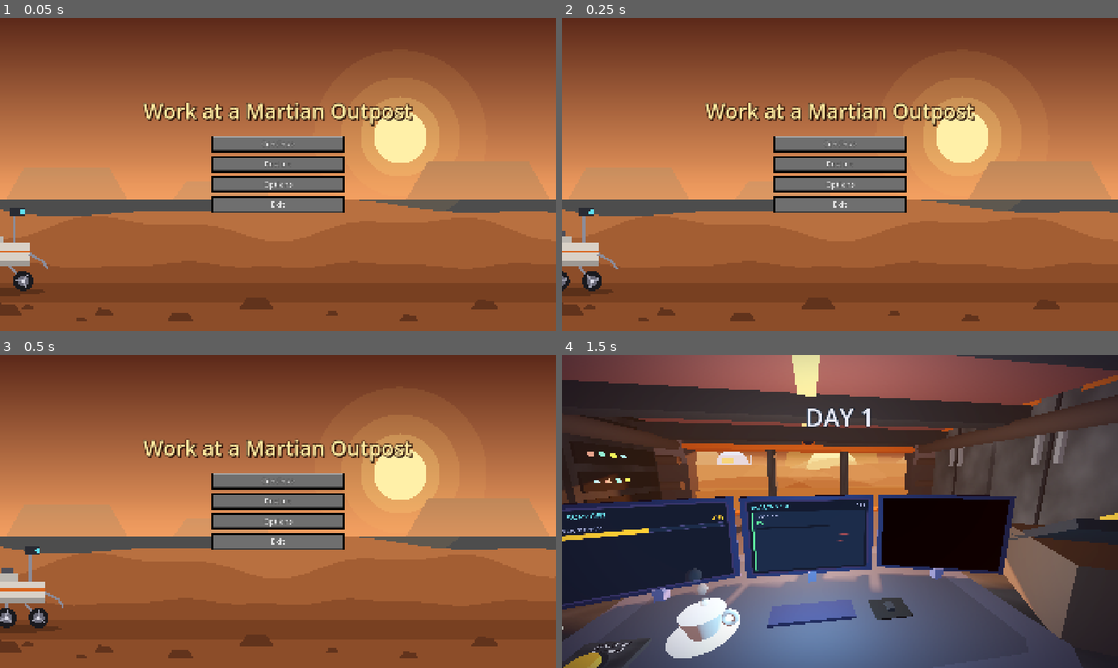
Above: before the commit, frames 1-4 (two rows, left to right).
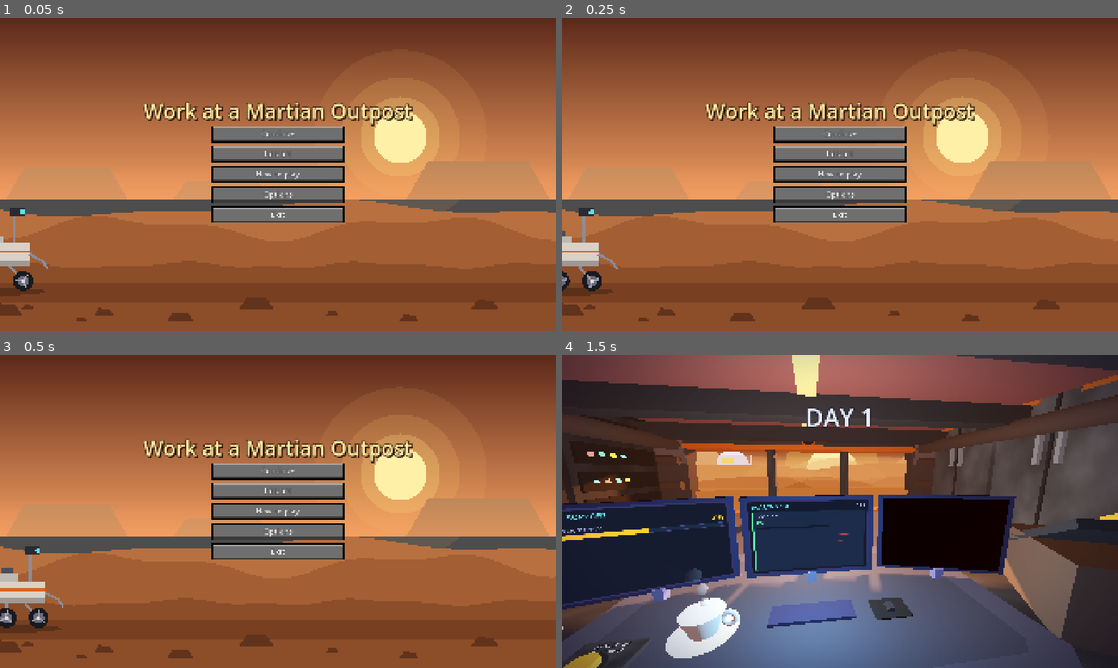
Above: after the commit, the same moments.

Repository: PolarLordStar/junior-astruonaut-mission-trainer
Game: Godot game, scene res://main_menu.tscn
Same seed, same stepped clock (60 frames per second), same inputs: the game is played once before the commit and once after it. Sound files missing from this copy of the repository are replaced by a short silence.
Inputs (mouse positions are in pixels of both pictures, inside the frame that each line leads up to):
- Up to frame 1 (0.05 s): no input
- Up to frame 2 (0.25 s): no input
- Up to frame 3 (0.5 s): no input
- Up to frame 4 (1.5 s): click "Restart" at 0.5 s; move the mouse to (962, 495) at 1.27 s; click (962, 495) at 1.42 s

The runs differ from the first frame. In frame 1, 6.2% of the frame differs, in the area x 38-62%, y 34-66%; in frame 2, 6.2%; in frame 3, 6.2%; in frame 4, nothing differs.

Commit message:
How to play button added

Diff:
--- a/main_menu.tscn
+++ b/main_menu.tscn
@@ -6,6 +6,7 @@
 [ext_resource type="Script" uid="uid://xq51b2hwyyxm" path="res://scripts/restart_button.gd" id="4_8qtwp"]
 [ext_resource type="Script" uid="uid://dsfu0vabmujem" path="res://scripts/options_button.gd" id="5_dy7ct"]
 [ext_resource type="Script" uid="uid://b86813jd5oc35" path="res://scripts/exit_button.gd" id="6_0o4t1"]
+[ext_resource type="Script" uid="uid://kdneki3w7m5" path="res://scripts/how_to_play_button.gd" id="7_howto"]
 
 [node name="MainMenu" type="Control" unique_id=774578069]
 layout_mode = 3
@@ -46,6 +47,11 @@
 layout_mode = 2
 text = "Restart"
 script = ExtResource("4_8qtwp")
+
+[node name="HowToPlay" type="Button" parent="CenterContainer/VBoxContainer" unique_id=782295351]
+layout_mode = 2
+text = "How to play"
+script = ExtResource("7_howto")
 
 [node name="Options" type="Button" parent="CenterContainer/VBoxContainer" unique_id=644529383]
 layout_mode = 2
--- /dev/null
+++ b/scripts/how_to_play_button.gd
@@ -0,0 +1,9 @@
+class_name HowToPlayButton
+extends McButton
+## "How to play": opens the instructions screen (how_to_play_menu.gd), which can be closed again.
+
+
+func _on_pressed() -> void:
+	if get_tree().get_first_node_in_group("how_to_play_menu") != null:
+		return   # already open
+	get_tree().current_scene.add_child(HowToPlayMenu.new())
--- /dev/null
+++ b/scripts/how_to_play_menu.gd
@@ -0,0 +1,167 @@
+class_name HowToPlayMenu
+extends CanvasLayer
+## The "How to play" screen opened from the main menu.
+## Close it with the Close button or the Esc key. Long text scrolls with the mouse wheel.
+##
+## The screen is built in code (see _build), so there is no scene to set up.
+
+
+# =====================================================================================
+#   WRITE YOUR INSTRUCTIONS HERE
+#
+#   Each { ... } block below is one section: a "title" (shown as a heading) and its "text".
+#     - To add a section, copy a whole { ... }, block and paste it under the last one.
+#     - To remove a section, delete its { ... }, block.
+#     - Inside "text" you can press Enter for a new line (keep the text between the """ marks).
+#     - Optional formatting inside the text:  [b]bold[/b]   [color=#ff8844]coloured[/color]
+# =====================================================================================
+const TITLE := "HOW TO PLAY"
+
+const SECTIONS := [
+	{
+		"title": "Your mission",
+		"text": """You must survive for a set number of days (Configureable in Options) by dealing with hazards while carefully maintaing resources.""",
+	},
+	{
+		"title": "Controls",
+		"text": """You may move your camera around with the mouse and use left click to interact with the buttons.""",
+	},
+	{
+		"title": "The monitors",
+		"text": """The left monitor displays your current resources, the central monitor shows hazards and the right monitor shows danger warnings and incoming events.""",
+	},
+	{
+		"title": "Dangers and events",
+		"text": """Danger and events are displayed on the right monitor along with the time until they active or if they are active then how much time it is left for them to pass. The severity is also shown which reflects how the hazards like radiation are effected.""",
+	},
+]
+
+# ---- look (change these if you like) ----
+const FONT_PATH := "res://fonts/pixel.ttf"   # optional pixel font, same as the other menus
+const PANEL_SIZE := Vector2(960, 700)
+const TEXT_AREA_HEIGHT := 440
+const TITLE_COLOR := Color(1, 0.9176, 0.6275)   # same cream as the game title
+const HEADING_COLOR := "#ffeaa0"
+const BODY_COLOR := Color("e0e0e0")
+const HEADING_SIZE := 32
+const BODY_SIZE := 26
+
+var _font: Font
+
+
+func _ready() -> void:
+	layer = 100
+	add_to_group("how_to_play_menu")
+	if ResourceLoader.exists(FONT_PATH):
+		_font = load(FONT_PATH) as Font
+	_build()
+
+
+# _input (not _unhandled_input) so Esc closes this screen BEFORE the Exit button can see it
+func _input(event: InputEvent) -> void:
+	if event.is_action_pressed("ui_cancel"):   # Esc
+		close_menu()
+		get_viewport().set_input_as_handled()
+
+
+func close_menu() -> void:
+	queue_free()
+
+
+# ---------- building the screen ----------
+func _build() -> void:
+	var root := Control.new()
+	add_child(root)
+	root.set_anchors_and_offsets_preset(Control.PRESET_FULL_RECT)
+
+	# Darkens the menu behind and blocks clicks on it
+	var dim := ColorRect.new()
+	dim.color = Color(0.02, 0.02, 0.08, 0.7)
+	dim.mouse_filter = Control.MOUSE_FILTER_STOP
+	root.add_child(dim)
+	dim.set_anchors_and_offsets_preset(Control.PRESET_FULL_RECT)
+
+	var center := CenterContainer.new()
+	root.add_child(center)
+	center.set_anchors_and_offsets_preset(Control.PRESET_FULL_RECT)
+
+	var panel := PanelContainer.new()
+	panel.custom_minimum_size = PANEL_SIZE
+	panel.add_theme_stylebox_override("panel", _box_style(Color("4a4a4a"), Color.BLACK, 4, 34))
+	center.add_child(panel)
+
+	var box := VBoxContainer.new()
+	box.add_theme_constant_override("separation", 20)
+	panel.add_child(box)
+
+	var title := Label.new()
+	title.text = TITLE
+	title.horizontal_alignment = HORIZONTAL_ALIGNMENT_CENTER
+	_style_label(title, 44, TITLE_COLOR)
+	box.add_child(title)
+
+	# The instructions sit in a darker inset box that scrolls when the text is long
+	var inset := PanelContainer.new()
+	inset.size_flags_vertical = Control.SIZE_EXPAND_FILL
+	inset.add_theme_stylebox_override("panel", _box_style(Color("2f2f2f"), Color("1e1e1e"), 3, 22))
+	box.add_child(inset)
+
+	var scroll := ScrollContainer.new()
+	scroll.custom_minimum_size = Vector2(0, TEXT_AREA_HEIGHT)
+	scroll.horizontal_scroll_mode = ScrollContainer.SCROLL_MODE_DISABLED
+	inset.add_child(scroll)
+
+	var margin := MarginContainer.new()   # keeps the text clear of the scrollbar
+	margin.size_flags_horizontal = Control.SIZE_EXPAND_FILL
+	margin.add_theme_constant_override("margin_right", 20)
+	scroll.add_child(margin)
+
+	var text := RichTextLabel.new()
+	text.bbcode_enabled = true
+	text.fit_content = true
+	text.scroll_active = false
+	text.selection_enabled = false
+	text.size_flags_horizontal = Control.SIZE_EXPAND_FILL
+	text.add_theme_font_size_override("normal_font_size", BODY_SIZE)
+	text.add_theme_font_size_override("bold_font_size", BODY_SIZE)
+	text.add_theme_color_override("default_color", BODY_COLOR)
+	if _font != null:
+		text.add_theme_font_override("normal_font", _font)
+		text.add_theme_font_override("bold_font", _font)
+	text.text = _make_text()
+	margin.add_child(text)
+
+	# Close button (same look as the main-menu buttons)
+	var close_button := McButton.new()
+	close_button.text = "Close"
+	close_button.size_flags_horizontal = Control.SIZE_SHRINK_CENTER
+	close_button.pressed.connect(close_menu)
+	box.add_child(close_button)
+	close_button.grab_focus.call_deferred()
+
+
+# Turns SECTIONS (at the top of this file) into one block of formatted text
+func _make_text() -> String:
+	var out := ""
+	for section in SECTIONS:
+		out += "[font_size=%d][color=%s][b]%s[/b][/color][/font_size]\n" % [HEADING_SIZE, HEADING_COLOR, section["title"]]
+		out += str(section["text"]) + "\n\n"
+	return out.strip_edges()
+
+
+func _style_label(label: Label, font_size: int, color: Color) -> void:
+	label.add_theme_font_size_override("font_size", font_size)
+	label.add_theme_color_override("font_color", color)
+	label.add_theme_color_override("font_outline_color", Color("2b2b2b"))
+	label.add_theme_constant_override("outline_size", 4)
+	if _font != null:
+		label.add_theme_font_override("font", _font)
+
+
+func _box_style(fill: Color, border: Color, border_width: int, margin: int) -> StyleBoxFlat:
+	var sb := StyleBoxFlat.new()
+	sb.bg_color = fill
+	sb.border_color = border
+	sb.set_border_width_all(border_width)
+	sb.set_content_margin_all(margin)
+	return sb
Not shown, added: scripts/how_to_play_button.gd.uid
Not shown, added: scripts/how_to_play_menu.gd.uid
